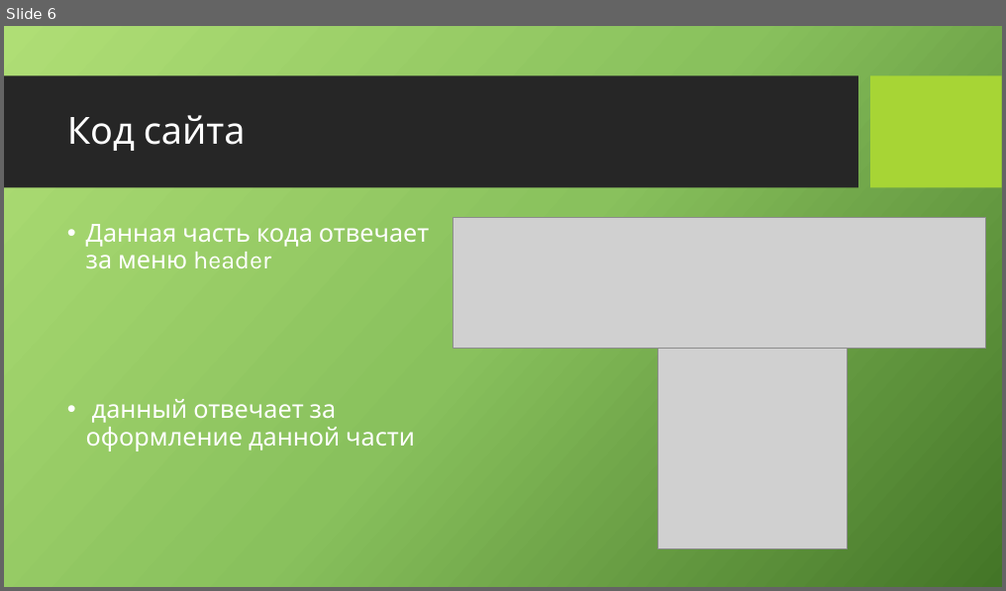
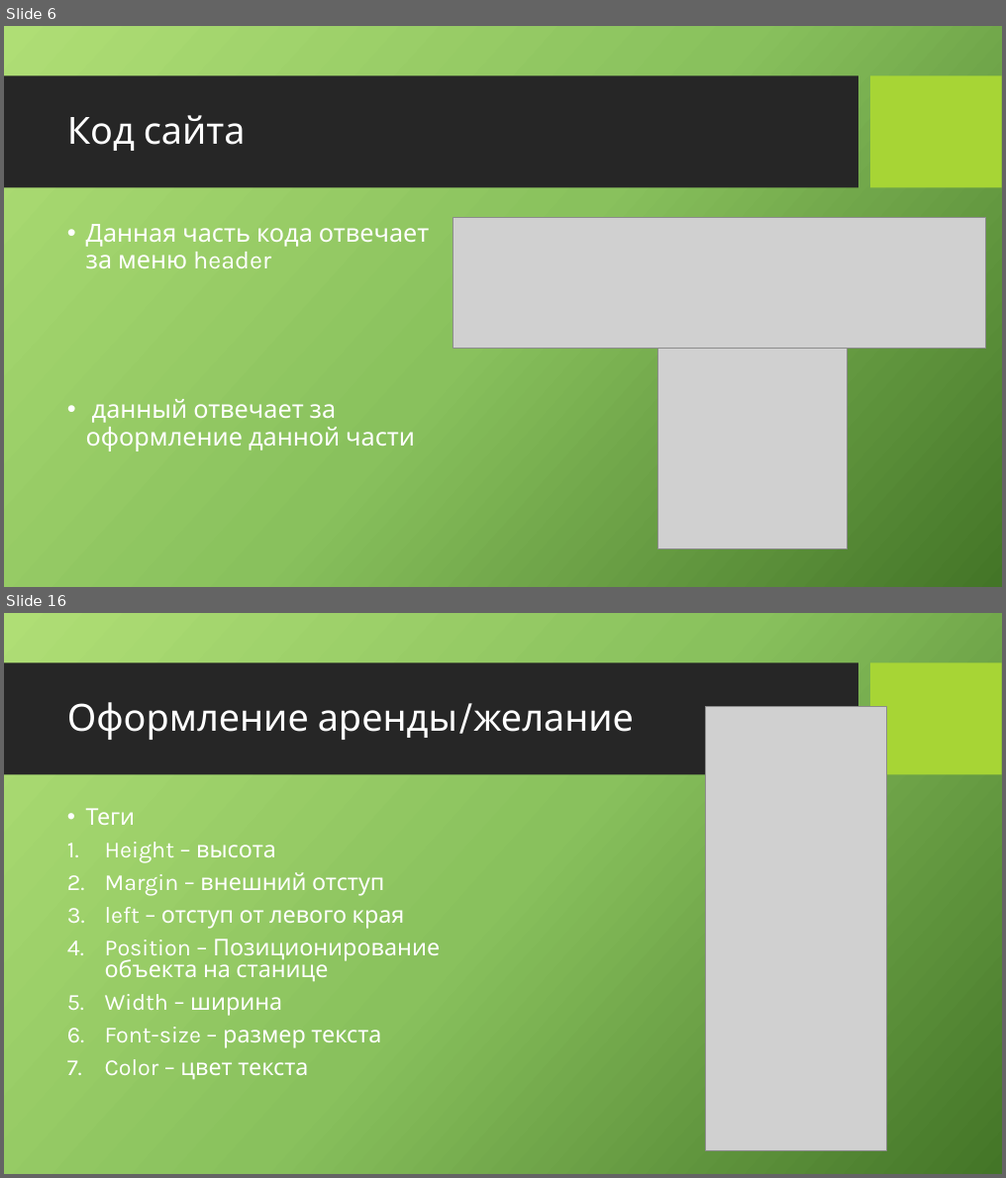
Before and after one commit to CoringPlay/raev-site, a slide deck: Ближе к суте.pptx. Shown one above the other, each under a label of ours: slide 6 before the commit, slides 6 and 16 after it; the slides between them are not shown. The pictures are 1006x591 and 1006x1178 pixels, drawn with LibreOffice and Linux fonts; fonts in the diff are those of the drawing; grey boxes stand for pictures; background and template pictures are left out. Boxes give left, top, right and bottom in pixels: in the first picture for what was removed or moved away, otherwise in the second. Text is boxed around its words. In the diff, an @@ line names an element or a change of style, - is before the commit and + after.

```diff
--- a/Ближе к суте.pptx
+++ b/Ближе к суте.pptx
@@ slide 16 added at (x1=4, y1=613, x2=1002, y2=1174), background picture (left out); not listed: 2 template elements that a slide beside it also shows @@
@@ title added at (x1=67, y1=702, x2=634, y2=740), 36 pt, text #FFFFFF @@
+Оформление аренды/желание
@@ picture added at (x1=706, y1=707, x2=886, y2=1152) @@
@@ text added at (x1=86, y1=808, x2=440, y2=1080), 22.2 pt, text #FFFFFF @@
+• Теги
+1. Height – высота
+2. Margin – внешний отступ
+3. left – отступ от левого края
+4. Position – Позиционирование объекта на станице
+5. Width – ширина
+6. Font-size – размер текста
+7. Color – цвет текста
```
Also in this commit, not shown: 1 slide changed, 9 other slides added.
